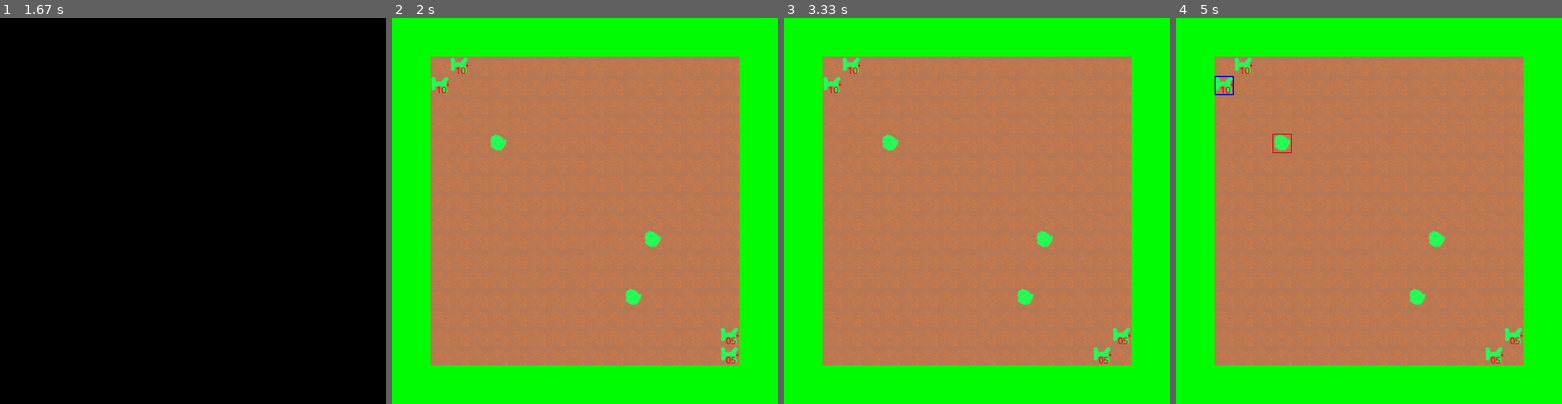
Above: before the commit, frames 1-4 (left to right).
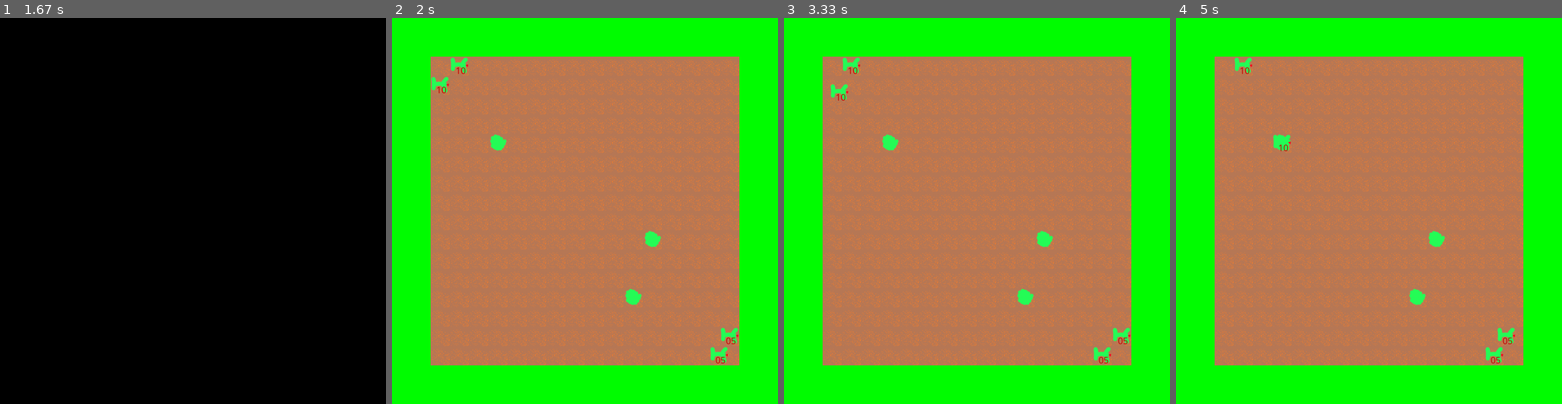
Above: after the commit, the same moments.

Repository: 00jeser/PyGameYandexLyceumProject
Game: pygame game, started from main.py
Same seed, same stepped clock (60 frames per second), same inputs: the game is played once before the commit and once after it.
Inputs (mouse positions are in pixels of both pictures, inside the frame that each line leads up to):
- Up to frame 1 (1.67 s): press the mouse at (193, 133) at 0.37 s; move the mouse to (200, 230) at 0.47 s; release the mouse at (204, 326) at 0.6 s; press the mouse at (193, 133) at 0.7 s; move the mouse to (131, 102) at 0.8 s; release the mouse at (65, 75) at 0.93 s
- Up to frame 2 (2 s): no input
- Up to frame 3 (3.33 s): click (892, 141) at 3.12 s
- Up to frame 4 (5 s): no input

Frame 1 is identical in both runs. In frame 2, 0.2% of the frame differs, in the area x 82-90%, y 85-90%; in frame 3, 0.2%; in frame 4, 0.5%, in the area x 10-90%, y 15-85%.

Commit message:
создана система аи=таки

Diff:
--- a/Board.py
+++ b/Board.py
@@ -9,11 +9,13 @@
 lastHod = 2
 hoding = 0
 moovingEnemy = ''
-moovingCoords = [(0,0),(10,10)]
+moovingCoords = [(0, 0), (10, 10)]
 hodingPoint = (0, 0)
 errorFlag = True
 playerHodN,  enemyHodN = 0, 0
 errorPoint = (-100, -100)
+attackFlag = False
+attackPoint = (-1, -1)
 
 
 class Board(GameObject.GameObject):
@@ -51,6 +53,9 @@
         global lastHod
         global playerHodN
         global enemyHodN
+        global attackFlag
+        global attackPoint
+
         for i in range(16):
             for ii in range(16):
                 p = self.GetCoords((i, ii))
@@ -61,7 +66,7 @@
                                          (*errorPoint, 50, 50), 2)
                     else:
                         pygame.draw.rect(self.screen, (0, 200, 0),
-                                         (*errorPoint, 50, 50), 2)
+                                         (*errorPoint, 50, 50), 1)
                     pygame.draw.rect(self.screen, (0, 0, 200),
                                      (*self.GetCoords(hodingPoint), 50, 50), 3)
                 for e in self.pole[i][ii]:
@@ -73,19 +78,37 @@
                             e[1:], *p, *s, self.pole)
         if hod == 1:
             if moovingCoords[0][0] > moovingCoords[1][0]:
-                moovingCoords[0] = (moovingCoords[0][0] - 1, moovingCoords[0][1])
+                moovingCoords[0] = (moovingCoords[0][0] -
+                                    1, moovingCoords[0][1])
             elif moovingCoords[0][0] < moovingCoords[1][0]:
-                moovingCoords[0] = (moovingCoords[0][0] + 1, moovingCoords[0][1])
+                moovingCoords[0] = (moovingCoords[0][0] +
+                                    1, moovingCoords[0][1])
             if moovingCoords[0][1] > moovingCoords[1][1]:
-                moovingCoords[0] = (moovingCoords[0][0], moovingCoords[0][1] - 1)
+                moovingCoords[0] = (moovingCoords[0][0],
+                                    moovingCoords[0][1] - 1)
             elif moovingCoords[0][1] < moovingCoords[1][1]:
-                moovingCoords[0] = (moovingCoords[0][0], moovingCoords[0][1] + 1)
-            self.modules['EnemyDrawer'].draw(moovingEnemy[1:], *moovingCoords[0], *(50, 50), self.pole)
+                moovingCoords[0] = (moovingCoords[0][0],
+                                    moovingCoords[0][1] + 1)
+            self.modules['EnemyDrawer'].draw(
+                moovingEnemy[1:], *moovingCoords[0], *(50, 50), self.pole)
             if moovingCoords[0] == moovingCoords[1]:
                 hoding -= 1
                 if hoding <= 0:
                     coords = self.GetCells(moovingCoords[0])
                     self.pole[coords[0]][coords[1]].append(moovingEnemy)
+                    if attackFlag:
+                        s = max(int(moovingEnemy[-2:]) // 3, 1)
+                        m = int(self.pole[attackPoint[0]]
+                                [attackPoint[1]][-1][-2:])
+                        if m - s <= 0:
+                            self.pole[attackPoint[0]][attackPoint[1]] = self.pole[attackPoint[0]][attackPoint[1]][:-1]
+                            if lastHod == 0:
+                                self.EnemyEntity.remove(attackPoint)
+                            else:
+                                self.playerEntity.remove(attackPoint)
+                        else:
+                            self.pole[attackPoint[0]][attackPoint[1]][-1] = self.pole[attackPoint[0]][attackPoint[1]][-1][:-2] + str(m - s).rjust(2, '0')
+                        print(self.pole[attackPoint[0]][attackPoint[1]])
                     if lastHod == 0:
                         enemyHodN += 1
                         if enemyHodN >= len(self.EnemyEntity):
@@ -104,32 +127,48 @@
             hoding = 100
             hodingPoint = self.EnemyEntity[enemyHodN]
             moovingEnemy = self.pole[hodingPoint[0]][hodingPoint[1]][-1]
-            moovingCoords = [self.GetCoords(hodingPoint), self.GetCoords((hodingPoint[0] - 1, hodingPoint[1]))]
+            moovingCoords = [self.GetCoords(hodingPoint), self.GetCoords(
+                (hodingPoint[0] - 1, hodingPoint[1]))]
             self.EnemyEntity[enemyHodN] = (hodingPoint[0] - 1, hodingPoint[1])
-            self.pole[hodingPoint[0]][hodingPoint[1]] = self.pole[hodingPoint[0]][hodingPoint[1]][:-1]
+            self.pole[hodingPoint[0]][hodingPoint[1]
+                                      ] = self.pole[hodingPoint[0]][hodingPoint[1]][:-1]
+            attackFlag = False
 
         for event in events:
             if event.type == pygame.MOUSEBUTTONUP:
                 PosX, PosY = self.GetCells(event.pos)
                 if hod == 0:
                     if not errorFlag:
-                        moovingEnemy = self.pole[hodingPoint[0]][hodingPoint[1]][-1]
-                        #print(hodingPoint, self.pole[hodingPoint[0]][hodingPoint[1]])
-                        self.pole[hodingPoint[0]][hodingPoint[1]] = self.pole[hodingPoint[0]][hodingPoint[1]][:-1]
-                        moovingCoords = [self.GetCoords(hodingPoint), self.GetCoords((PosX, PosY))]
-                        hoding = 100
-                        hod = 1
-                        lastHod = 0
-                        self.playerEntity[playerHodN] = (PosX, PosY)
-
+                        if self.pole[PosX][PosY][-1][0] == 'e':
+                            moovingEnemy = self.pole[hodingPoint[0]
+                                                     ][hodingPoint[1]][-1]
+                            self.pole[hodingPoint[0]][hodingPoint[1]
+                                                      ] = self.pole[hodingPoint[0]][hodingPoint[1]][:-1]
+                            moovingCoords = [self.GetCoords(
+                                hodingPoint), self.GetCoords((PosX + 1, PosY))]
+                            hoding = 50
+                            hod = 1
+                            lastHod = 0
+                            self.playerEntity[playerHodN] = (PosX + 1, PosY)
+                            attackFlag = True
+                            attackPoint = (PosX, PosY)
+                        else:
+                            moovingEnemy = self.pole[hodingPoint[0]
+                                                     ][hodingPoint[1]][-1]
+                            self.pole[hodingPoint[0]][hodingPoint[1]
+                                                      ] = self.pole[hodingPoint[0]][hodingPoint[1]][:-1]
+                            moovingCoords = [self.GetCoords(
+                                hodingPoint), self.GetCoords((PosX, PosY))]
+                            hoding = 50
+                            hod = 1
+                            lastHod = 0
+                            self.playerEntity[playerHodN] = (PosX, PosY)
+                            attackFlag = False
 
             if event.type == pygame.MOUSEMOTION:
                 PosX, PosY = event.pos
                 if size[0]+pos[0] > PosX > pos[0] and size[1]+pos[1] > PosY > pos[1]:
-                    PosX -= pos[0]
-                    PosY -= pos[1]
-                    PosX = PosX//(size[0]//16)
-                    PosY = PosY//(size[1]//16)
+                    PosX, PosY = self.GetCells((PosX, PosY))
                     errorPoint = (self.GetCoord(PosX), self.GetCoord(PosY))
                     if math.sqrt(abs(PosX - hodingPoint[0]) ** 2 + abs(PosY - hodingPoint[1]) ** 2) < 5:
                         errorFlag = False
